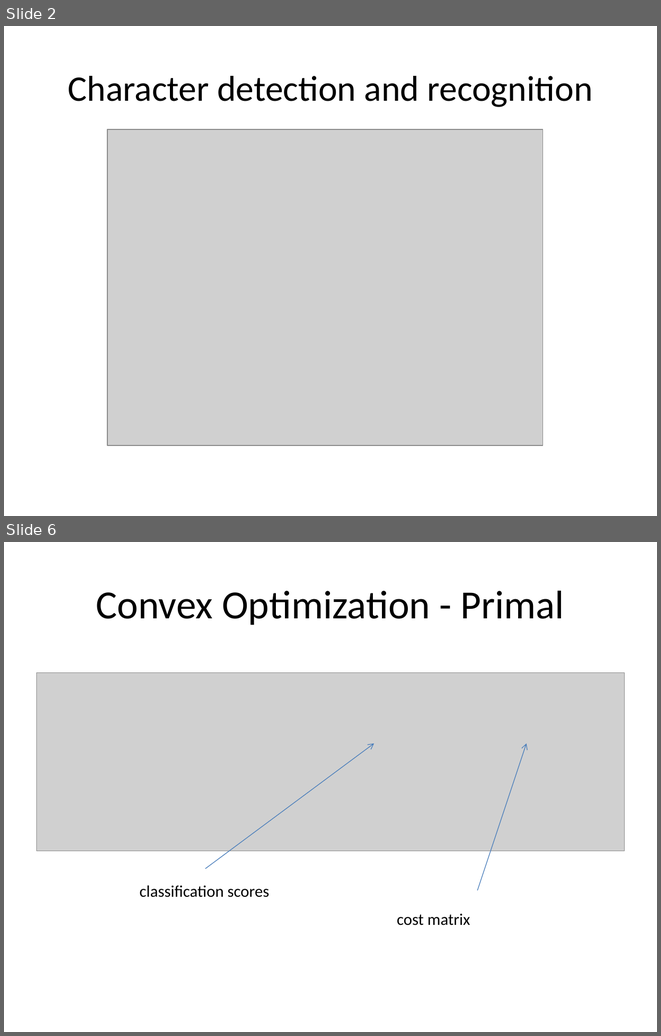
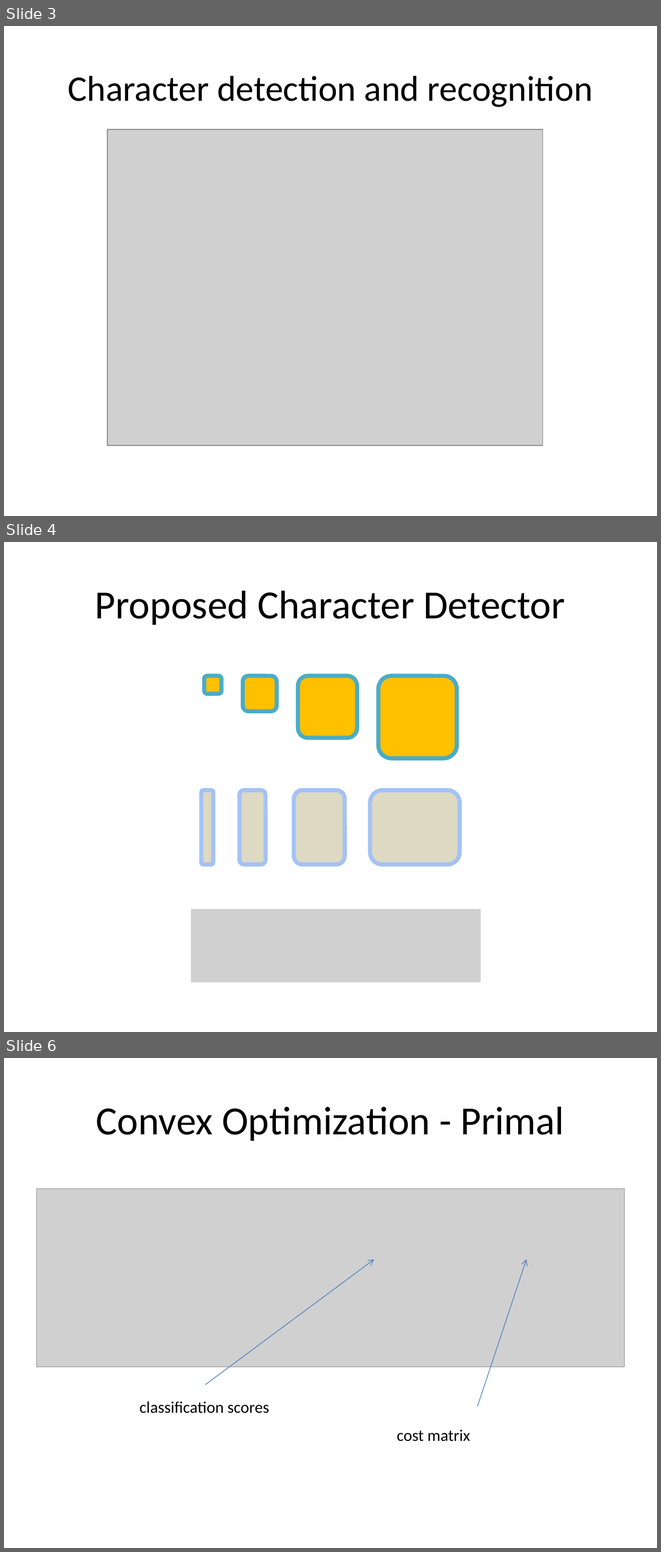
Before and after one commit to Chidanand/scenetext, a slide deck: convex report/Posterslide.pptx. Shown one above the other, each under a label of ours: slides 2 and 6 before the commit, slides 3, 4 and 6 after it; the slides between them are not shown. The pictures are 661x1036 and 661x1552 pixels, drawn with LibreOffice and Linux fonts; fonts in the diff are those of the drawing; grey boxes stand for pictures. Boxes give left, top, right and bottom in pixels: in the first picture for what was removed or moved away, otherwise in the second. Text is boxed around its words. In the diff, an @@ line names an element or a change of style, - is before the commit and + after.

```diff
--- a/convex report/Posterslide.pptx
+++ b/convex report/Posterslide.pptx
@@ slide 4 added at <box>4,542,657,1032</box>, background #FFFFFF @@
@@ title added at <box>95,590,565,625</box>, 44 pt, text #000000 @@
+Proposed Character Detector
@@ rounded rectangle added at <box>204,676,221,694</box>, fill #FFC000, outline #4BACC6 4.5 pt @@
@@ rounded rectangle added at <box>243,676,277,711</box>, fill #FFC000, outline #4BACC6 4.5 pt @@
@@ rounded rectangle added at <box>298,676,358,738</box>, fill #FFC000, outline #4BACC6 4.5 pt @@
@@ rounded rectangle added at <box>378,676,457,758</box>, fill #FFC000, outline #4BACC6 4.5 pt @@
@@ rounded rectangle added at <box>201,790,213,865</box>, fill #DDD9C3, outline #A4C2F4 4.5 pt @@
@@ rounded rectangle added at <box>240,790,266,865</box>, fill #DDD9C3, outline #A4C2F4 4.5 pt @@
@@ rounded rectangle added at <box>294,790,345,865</box>, fill #DDD9C3, outline #A4C2F4 4.5 pt @@
@@ rounded rectangle added at <box>370,790,460,865</box>, fill #DDD9C3, outline #A4C2F4 4.5 pt @@
@@ picture added at <box>191,909,480,982</box> @@
@@ what was slide 2 is now slide 3 @@
```
Also in this commit, not shown: 2 slides changed, 6 other slides added, 5 slides removed, 7 other files.
